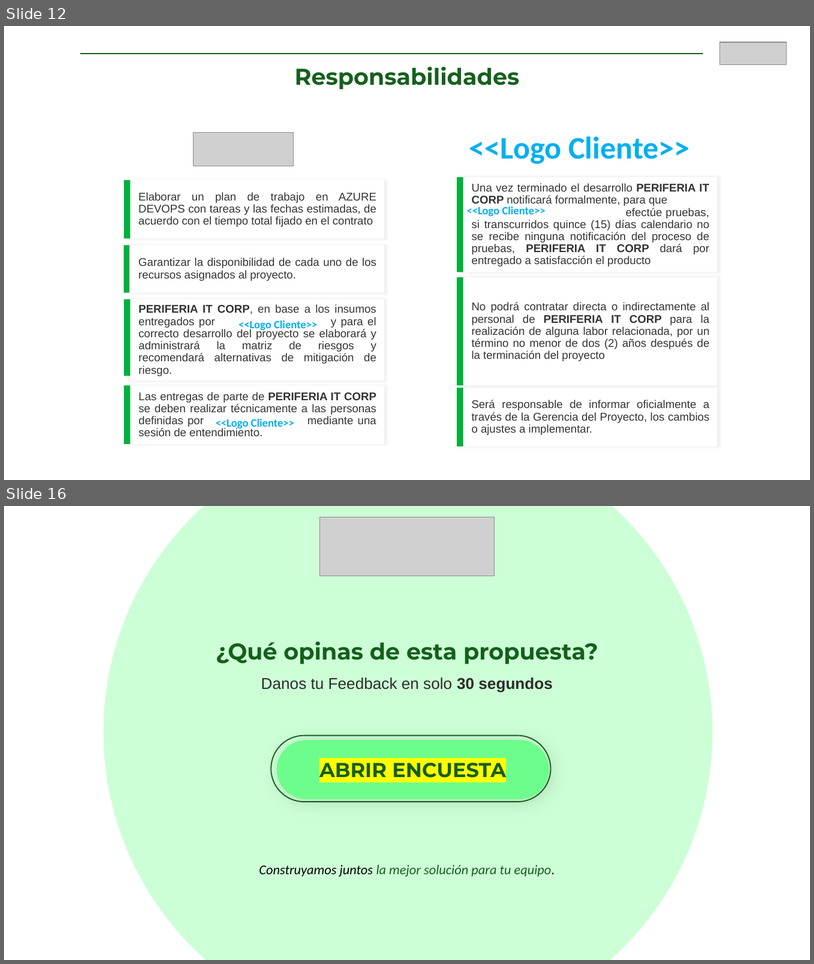
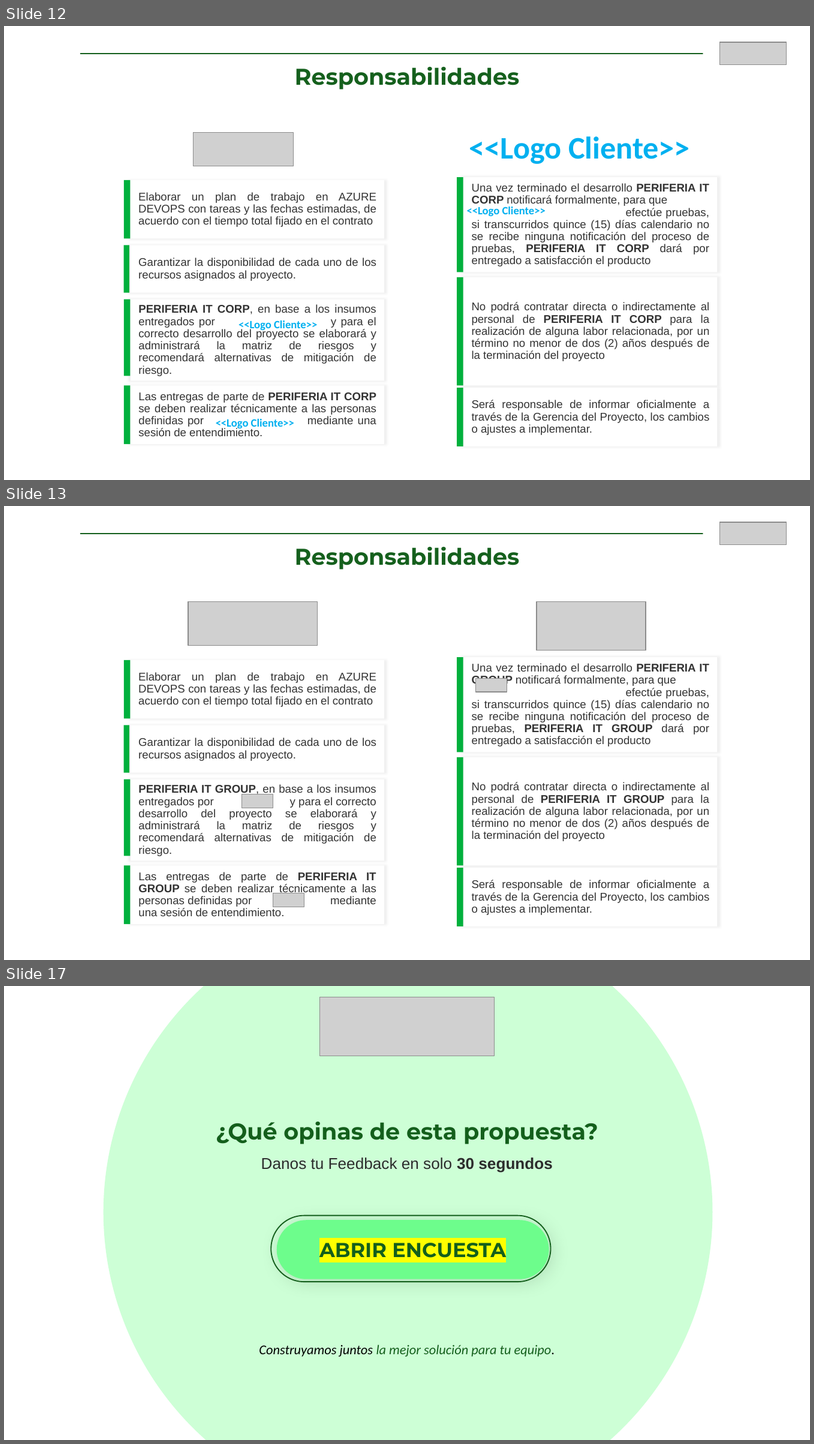
Before and after one commit to KevinLopez25/Solutions, a slide deck: backend/templates/CS-FR-012-PROPUESTA_COMERCIAL_PERIFERIA_IT_CORP.pptx. Shown one above the other, each under a label of ours: slides 12 and 16 before the commit, slides 12, 13 and 17 after it; the slides between them are not shown. The pictures are 814x964 and 814x1444 pixels, drawn with LibreOffice and Linux fonts; fonts in the diff are those of the drawing; grey boxes stand for pictures; background and template pictures are left out. Boxes give left, top, right and bottom in pixels: in the first picture for what was removed or moved away, otherwise in the second. Text is boxed around its words. In the diff, an @@ line names an element or a change of style, - is before the commit and + after.

```diff
--- a/backend/templates/CS-FR-012-PROPUESTA_COMERCIAL_PERIFERIA_IT_CORP.pptx
+++ b/backend/templates/CS-FR-012-PROPUESTA_COMERCIAL_PERIFERIA_IT_CORP.pptx
@@ slide 13 added at box(4, 506, 810, 960), background picture (left out) @@
@@ picture added at box(720, 522, 787, 545) @@
@@ line added from (81, 534) to (703, 534), #15601D 1 pt @@
@@ text added at box(295, 547, 520, 570), 20.4 pt, text #15601D, bold @@
+Responsabilidades
@@ picture added at box(188, 602, 317, 646) @@
@@ picture added at box(537, 602, 647, 651) @@
@@ rectangle added at box(124, 660, 131, 719), fill #01B03D @@
@@ rectangle added at box(131, 660, 384, 719), fill #FFFFFF, 10 pt, text #333333 @@
+Elaborar un plan de trabajo en AZURE DEVOPS con tareas y las fechas estimadas, de acuerdo con el tiempo total fijado en el contrato
@@ rectangle added at box(457, 658, 464, 753), fill #01B03D @@
@@ rectangle added at box(464, 658, 717, 753), fill #FFFFFF, 10 pt, text #333333 @@
+Una vez terminado el desarrollo PERIFERIA IT GROUP notificará formalmente, para que efectúe pruebas, si transcurridos quince (15) días calendario no se recibe ninguna notificación del proceso de pruebas, PERIFERIA IT GROUP dará por entregado a satisfacción el producto
@@ picture added at box(476, 679, 507, 692) @@
@@ rectangle added at box(124, 726, 130, 773), fill #01B03D @@
@@ rectangle added at box(131, 726, 384, 773), fill #FFFFFF, 10 pt, text #333333 @@
+Garantizar la disponibilidad de cada uno de los recursos asignados al proyecto.
@@ rectangle added at box(457, 757, 464, 865), fill #01B03D @@
@@ rectangle added at box(464, 757, 717, 865), fill #FFFFFF, 10 pt, text #333333 @@
+No podrá contratar directa o indirectamente al personal de PERIFERIA IT GROUP para la realización de alguna labor relacionada, por un término no menor de dos (2) años después de la terminación del proyecto
@@ rectangle added at box(124, 780, 131, 856), fill #01B03D @@
@@ rectangle added at box(131, 780, 384, 861), fill #FFFFFF, 10 pt, text #333333 @@
+PERIFERIA IT GROUP, en base a los insumos entregados por y para el correcto desarrollo del proyecto se elaborará y administrará la matriz de riesgos y recomendará alternativas de mitigación de riesgo.
@@ picture added at box(242, 794, 273, 808) @@
@@ rectangle added at box(124, 865, 131, 925), fill #01B03D @@
@@ rectangle added at box(131, 865, 384, 925), fill #FFFFFF, 10 pt, text #333333 @@
+Las entregas de parte de PERIFERIA IT GROUP se deben realizar técnicamente a las personas definidas por mediante una sesión de entendimiento.
@@ rectangle added at box(457, 868, 464, 927), fill #01B03D @@
@@ rectangle added at box(464, 868, 717, 927), fill #FFFFFF, 10 pt, text #333333 @@
+Será responsable de informar oficialmente a través de la Gerencia del Proyecto, los cambios o ajustes a implementar.
@@ picture added at box(273, 893, 305, 907) @@
@@ what was slide 16 is now slide 17 @@
```
Also in this commit, not shown: 8 slides changed, 3 other files.
